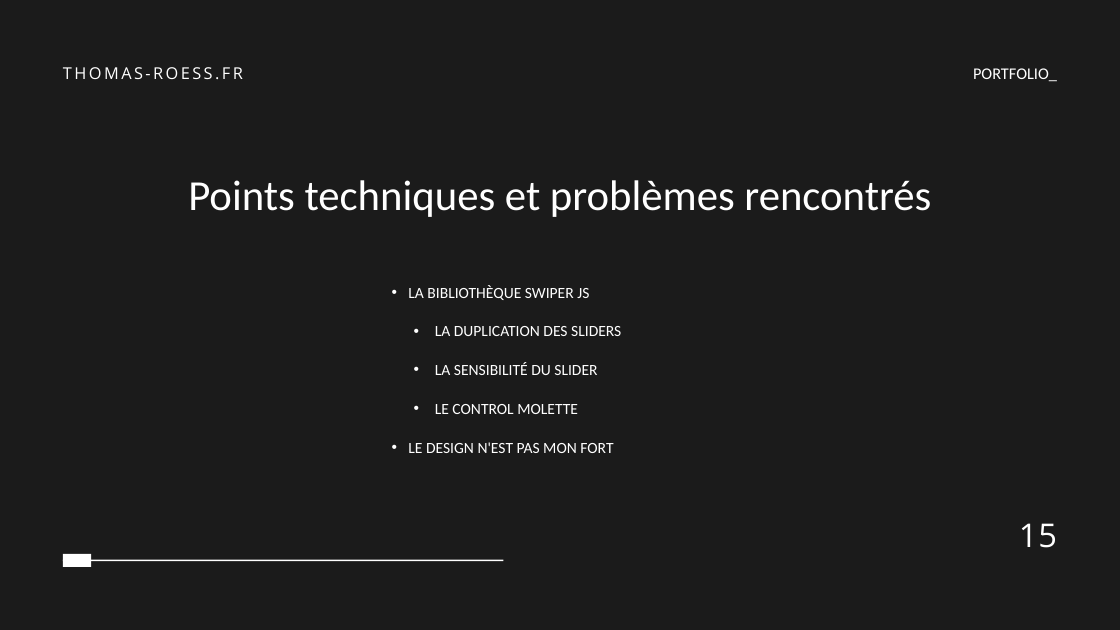
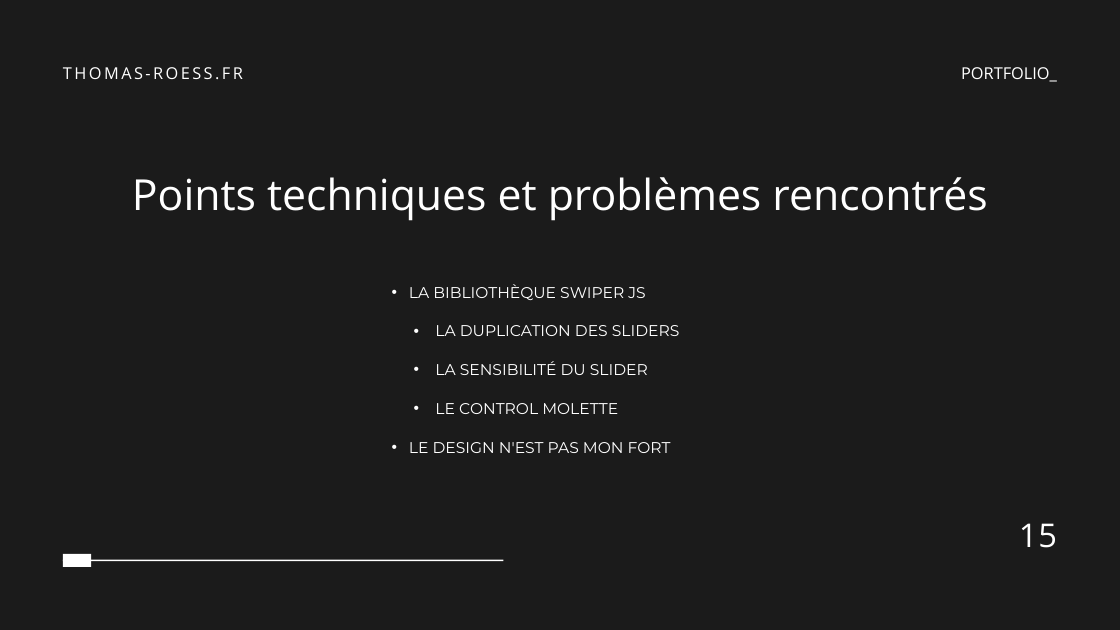
Before and after one commit to Kikuichimonji/Portfolio, a slide deck: slide 15 of Thomas-roess.fr.pptx. Drawn at 1120x630 pixels with LibreOffice and Linux fonts; fonts in the diff are those of the drawing. Boxes give left, top, right and bottom in pixels: in the first picture for what was removed or moved away, otherwise in the second. Text is boxed around its words. In the diff, an @@ line names an element or a change of style, - is before the commit and + after.

```diff
--- a/Thomas-roess.fr.pptx
+++ b/Thomas-roess.fr.pptx
@@ text "PORTFOLIO_" at box(961, 67, 1057, 82): font Calibri to Open Sans @@
@@ text "Points techniques et problèmes rencontrés" at box(132, 177, 987, 221): font Calibri to Open Sans @@
@@ text "LA BIBLIOTHÈQUE SWIPER JS" at box(409, 284, 680, 453): font Calibri to Montserrat @@
```
Also in this commit, not shown: 14 other slides changed.
